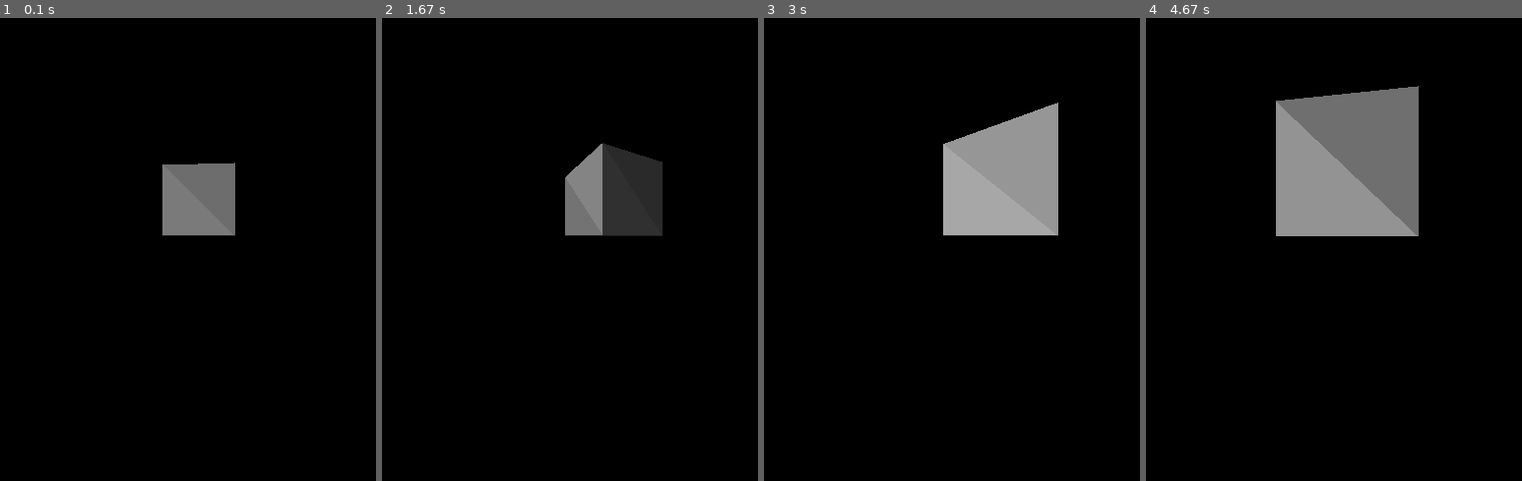
Above: before the commit, frames 1-4 (left to right).
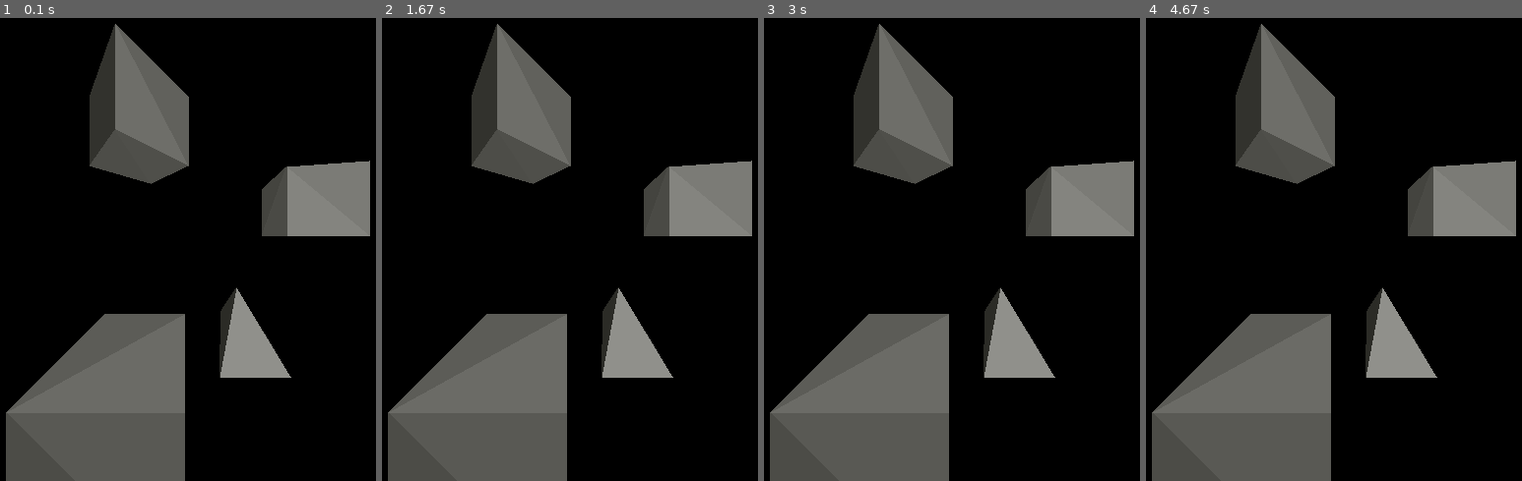
Above: after the commit, the same moments.

Repository: MichalTraczyk/pygame-3d-renderer
Game: pygame game, started from src/main.py
The game is run twice, just before and just after one commit, with the same random seed, the same clock (stepped at 60 frames per second) and the same inputs.
Inputs:
- Up to frame 1 (0.1 s): no input
- Up to frame 2 (1.67 s): no input
- Up to frame 3 (3 s): no input
- Up to frame 4 (4.67 s): no input

The runs differ from the first frame. In frame 1, 30% of the frame differs, in the area x 1-99%, y 1-100%; in frame 2, 31%; in frame 3, 33%; in frame 4, 35%.

Commit message:
light color

Diff:
--- a/src/Camera.py
+++ b/src/Camera.py
@@ -31,7 +31,7 @@
         screen_y = (1 - dy) * self.screen_y / 2
         return Vector2(screen_x, screen_y)
 
-    def is_vertex_in_frustrum(self, pos: Vector3):
+    def is_vertex_in_frustum(self, pos: Vector3):
 
         if pos.z < self.near_clip:
             return False
@@ -41,16 +41,20 @@
             return False
         return 0 <= screen_pos.y < self.screen_y
 
-    def is_face_in_frustrum(self, face: WorldFace):
-        for vertex in face.vectors():
-            if self.is_vertex_in_frustrum(vertex):
+    def is_face_in_frustum(self, face: WorldFace):
+        for vertex in face.vectors():  # sprawdzanie czy nie wychodzi za near pane
+            if vertex.z < self.near_clip:
+                return False
+        for vertex in face.vectors():  # sprawdzanie czy przynajmniej jeden jest w frustrum
+            if self.is_vertex_in_frustum(vertex):
                 return True
-        return self.is_vertex_in_frustrum(VectorMath.face_middle(face))
+        # ewentualne przepuszczanie face'a jeśli da się wyrenderować środek
+        return self.is_vertex_in_frustum(VectorMath.face_middle(face))
 
     def will_face_be_rendered(self, face: WorldFace):
-        if not self.is_face_in_frustrum(face):
+        if not self.is_face_in_frustum(face):
             return False
         normal = VectorMath.face_normal(face)
         cameranormal = VectorMath.normalize_vector(VectorMath.face_middle(face))
         dot = VectorMath.Dot(normal, cameranormal)
-        return dot <= 0
+        return dot < 0
--- a/src/Light/LightManager.py
+++ b/src/Light/LightManager.py
@@ -1,3 +1,5 @@
+from pygame import Color
+
 from src.Light import LightSource
 from src.MeshSystem.WorldFace import WorldFace
 
@@ -11,11 +13,7 @@
 
     @staticmethod
     def calculate_light(face: WorldFace):
-        lightlevel = 0
+        lightcolor = Color(0,0,0)
         for light in LightManager.lights:
-            lightlevel += light.get_light_level(face)
-        if lightlevel < 0:
-            lightlevel = 0
-        if lightlevel > 1:
-            lightlevel = 1
-        return lightlevel
+            lightcolor += light.get_light_level(face)
+        return lightcolor
--- a/src/Light/LightSource.py
+++ b/src/Light/LightSource.py
@@ -1,13 +1,14 @@
-from pygame import Vector3
+from pygame import Vector3, Color
 from src.Math.Transform import Transform
 from src.MeshSystem.WorldFace import WorldFace
 
 
 class LightSource(Transform):
 
-    def __init__(self, pos: Vector3, intensity: float):
+    def __init__(self, pos: Vector3, intensity: float, color: Color):
         super().__init__(pos)
         self.intensity = intensity
+        self.color = color
 
     def get_light_level(self, face: WorldFace):
         return 0
--- a/src/Light/LightSourcesTypes.py
+++ b/src/Light/LightSourcesTypes.py
@@ -1,4 +1,4 @@
-from pygame import Vector3
+from pygame import Vector3, Color
 
 from src.Light.LightSource import LightSource
 from src.Math.VectorMath import VectorMath
@@ -7,23 +7,29 @@
 
 class DirectionalLight(LightSource):
 
-    def __init__(self, pos: Vector3, direction: Vector3, intensity: float):
-        super().__init__(pos, intensity)
+    def __init__(self, pos: Vector3, direction: Vector3, intensity: float, color: Color):
+        super().__init__(pos, intensity, color)
         self.direction = direction
 
     def get_light_level(self, face: WorldFace):
         normal = VectorMath.face_normal(face)
-        direction = VectorMath.normalize_vector(self.transform_point(self.direction) - self.get_position())  # do sprawdzenia
+        directiontocamera = -VectorMath.normalize_vector(VectorMath.face_middle(face))  # do sprawdzenia
 
-        dot = VectorMath.Dot(normal, direction)
+        dot = VectorMath.Dot(normal, directiontocamera)
         if dot < 0:
             dot = 0
-        return self.intensity * dot
+
+        value = self.intensity * dot
+        r = int(self.color.r * value)
+        g = int(self.color.g * value)
+        b = int(self.color.b * value)
+
+        return Color(r, g, b)
 
 
 class PointLight(LightSource):
-    def __init__(self, pos: Vector3, intensity: float):
-        super().__init__(pos, intensity)
+    def __init__(self, pos: Vector3, intensity: float, color: Color):
+        super().__init__(pos, intensity, color)
 
     def get_light_level(self, face: WorldFace):
         normal = VectorMath.face_normal(face)
@@ -34,12 +40,22 @@
         if dot < 0:
             dot = 0
 
-        return self.intensity * dot / VectorMath.Length(VectorMath.face_middle(face))
+        value = self.intensity * dot / VectorMath.Length(VectorMath.face_middle(face))
+        r = int(self.color.r * value)
+        g = int(self.color.g * value)
+        b = int(self.color.b * value)
+
+        return Color(r, g, b)
 
 
 class SkyboxLight(LightSource):
-    def __init__(self, pos: Vector3, intensity: float):
-        super().__init__(pos, intensity)
+    def __init__(self, pos: Vector3, intensity: float, color: Color):
+        super().__init__(pos, intensity, color)
 
     def get_light_level(self, face: WorldFace):
-        return self.intensity
+        value = self.intensity
+        r = int(self.color.r * self.intensity)
+        g = int(self.color.g * self.intensity)
+        b = int(self.color.b * self.intensity)
+
+        return Color(r, g, b)
--- a/src/MeshSystem/DrawableMesh.py
+++ b/src/MeshSystem/DrawableMesh.py
@@ -17,13 +17,13 @@
         self.set_position(pos)
         self.mesh = None
 
-    def assignMesh(self, mesh: Mesh):
+    def assign_mesh(self, mesh: Mesh):
         self.mesh = mesh
 
-    def world_face_to_screen(self, face: WorldFace, camera: Camera):
+    @staticmethod
+    def world_face_to_screen(face: WorldFace, camera: Camera):
         points = []
         for point in face.vectors():
-            #world_pos = self.TransformPoint(point)
             points.append(camera.world_pos_to_screen(point))
         return points
 
--- a/src/MeshSystem/Mesh.py
+++ b/src/MeshSystem/Mesh.py
@@ -20,5 +20,8 @@
     def set_color(self, color: Color):
         self.__color = color
 
-    def get_rendered_color(self, light_level: float):
-        return Color(0, 0, 0).lerp(self.__color, light_level)
+    def get_rendered_color(self, light_color: Color):
+        r = int(self.__color.r * light_color.r / 255)
+        g = int(self.__color.g * light_color.g / 255)
+        b = int(self.__color.b * light_color.b / 255)
+        return Color(r, g, b)
--- a/src/MeshSystem/Primitives.py
+++ b/src/MeshSystem/Primitives.py
@@ -10,7 +10,7 @@
         mesh = Mesh(
             [(-0.5, 0, 0), (-0.5, 1, 0), (0.5, 1, 0), (0.5, 0, 0)
                 , (-0.5, 0, 1), (-0.5, 1, 1), (0.5, 1, 1), (0.5, 0, 1)],
-            [(0, 1, 2), (2, 3, 0), (4, 5, 1), (0,4,1), (2, 6, 7), (6, 5, 7)
+            [(0, 1, 2), (2, 3, 0), (4, 5, 1), (0, 4, 1), (2, 6, 7), (2, 7, 3)
                 , (0, 3, 7), (7, 4, 0), (7, 5, 4), (7, 6, 5), (1, 5, 2), (5, 6, 2)])
         mesh.set_color(Color(255, 255, 255))
         return mesh
--- a/src/Screen.py
+++ b/src/Screen.py
@@ -24,16 +24,23 @@
 
         self.running = True
         self.getTicksLastFrame = 0
-        # p = Vector3(self.resolution, 0, self.resolution) / 2
-        # self.tri = Triangle(p)
 
         mesh = Primitives.generate_box()
-        obj = DrawableMesh(Vector3(0.2, 0, 2))
-        obj.assignMesh(mesh)
+        obj = DrawableMesh(Vector3(2, 0, 2))
+        obj.assign_mesh(mesh)
+        obj.rotate(10)
+        obj = DrawableMesh(Vector3(-1, 1, 1.7))
+        obj.assign_mesh(mesh)
+        obj.rotate(45)
+        obj = DrawableMesh(Vector3(-0.5, -2, 0.8))
+        obj.assign_mesh(mesh)
+        obj = DrawableMesh(Vector3(1, -2, 2))
+        obj.assign_mesh(Primitives.generate_rotated_pyramid())
 
-        LightManager.register_light(PointLight(Vector3(-1, 0.5, 0.5), 0.9))
-        LightManager.register_light(SkyboxLight(Vector3(0, 0, 0), 0.1))
-        #LightManager.register_light(DirectionalLight(Vector3(0,0,0),Vector3(1,-1,-1), 1))
+        #LightManager.register_light(PointLight(Vector3(-1, 0.5, 0.5), 0.9, Color(255, 0, 0)))
+        #LightManager.register_light(PointLight(Vector3(2, 0.5, 0.5), 0.9, Color(0, 255, 0)))
+        LightManager.register_light(SkyboxLight(Vector3(0, 0, 0), 0.1, Color(255, 255, 200)))
+        LightManager.register_light(DirectionalLight(Vector3(0,0,0),Vector3(1,-1,1), 0.5,Color(255,255,255)))
 
         while self.running:
             self.t = pygame.time.get_ticks()
@@ -48,8 +55,8 @@
             EventSystem.AddOnQuitListener(self.onQuit)
             Updater.update(self.deltaTime)
 
-            #obj.SetPosition(Vector3(math.sin(self.t / 1000), math.cos(self.t / 2000)-0.5, 1))
-            obj.rotate(self.deltaTime*40)
+            # obj.set_position(Vector3(math.sin(self.t / 400), math.cos(self.t / 400)-0.5, 3))
+            # obj.rotate(self.deltaTime*200)
 
             if Drawer.is_dirty:
                 self.screen.fill((0, 0, 0))
